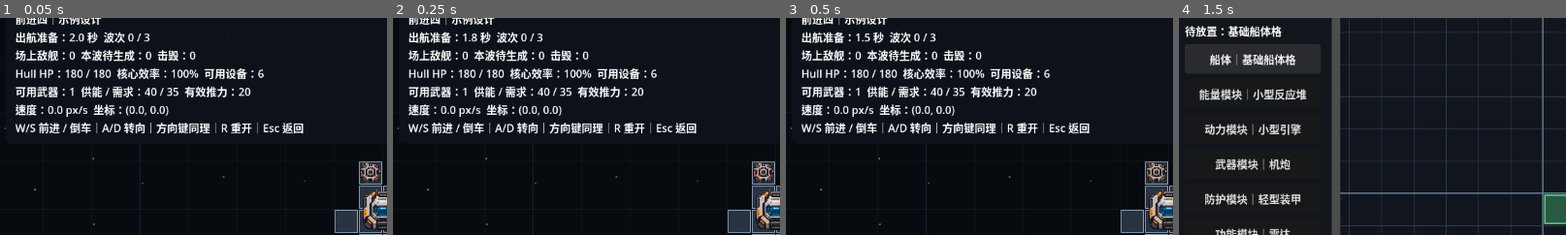
Above: before the commit, frames 1-4 (left to right).
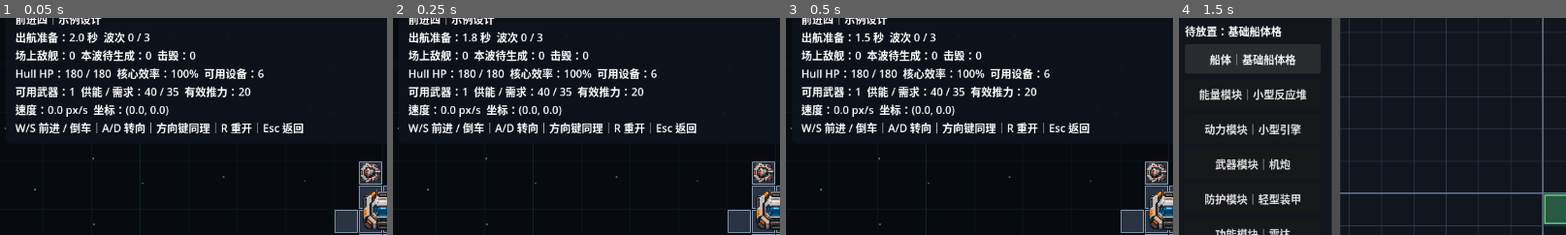
Above: after the commit, the same moments.

Repository: lqc19891229/AdvanceFour
Game: Godot game, scene res://game/combat/battle.tscn
The game is run twice, just before and just after one commit, with the same random seed, the same clock (stepped at 60 frames per second) and the same inputs. This scene is started directly instead of the project's main scene.
Inputs:
- Up to frame 1 (0.05 s): no input
- Up to frame 2 (0.25 s): no input
- Up to frame 3 (0.5 s): no input
- Up to frame 4 (1.5 s): click "返回改船（Esc）" at 0.5 s; click "船体｜基础船体格" at 1.25 s
The pictures show only the part of the screen within x 1-51%, y 6-56%; the shares and areas given below are measured in that part.

The runs differ from the first frame. In frame 1, 0.2% of the frame differs, in the area x 93-98%, y 66-76%; in frame 2, 0.2%; in frame 3, 0.2%; in frame 4, nothing differs.

Commit message:
Place weapon turrets above appearance shell

Diff:
--- a/game/ship/weapon/weapon_runtime.gd
+++ b/game/ship/weapon/weapon_runtime.gd
@@ -41,6 +41,7 @@
 		projectile_speed = weapon_definition.projectile_speed
 		fire_angle_tolerance_degrees = weapon_definition.fire_angle_tolerance_degrees
 	position = local_position
+	z_index = 30
 	target_group = p_target_group
 	rotation = deg_to_rad(float(module.rotation_quarters) * 90.0)
 	target = null
